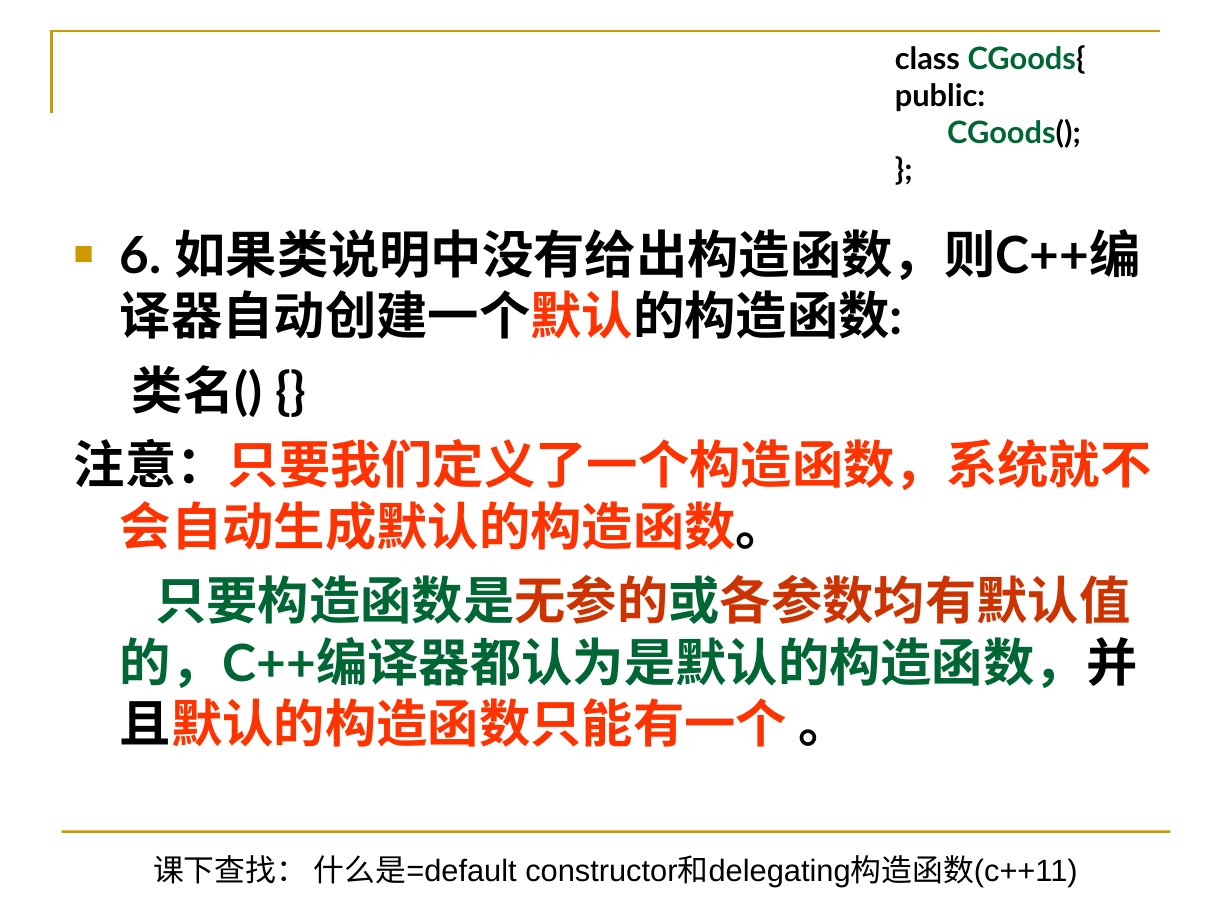
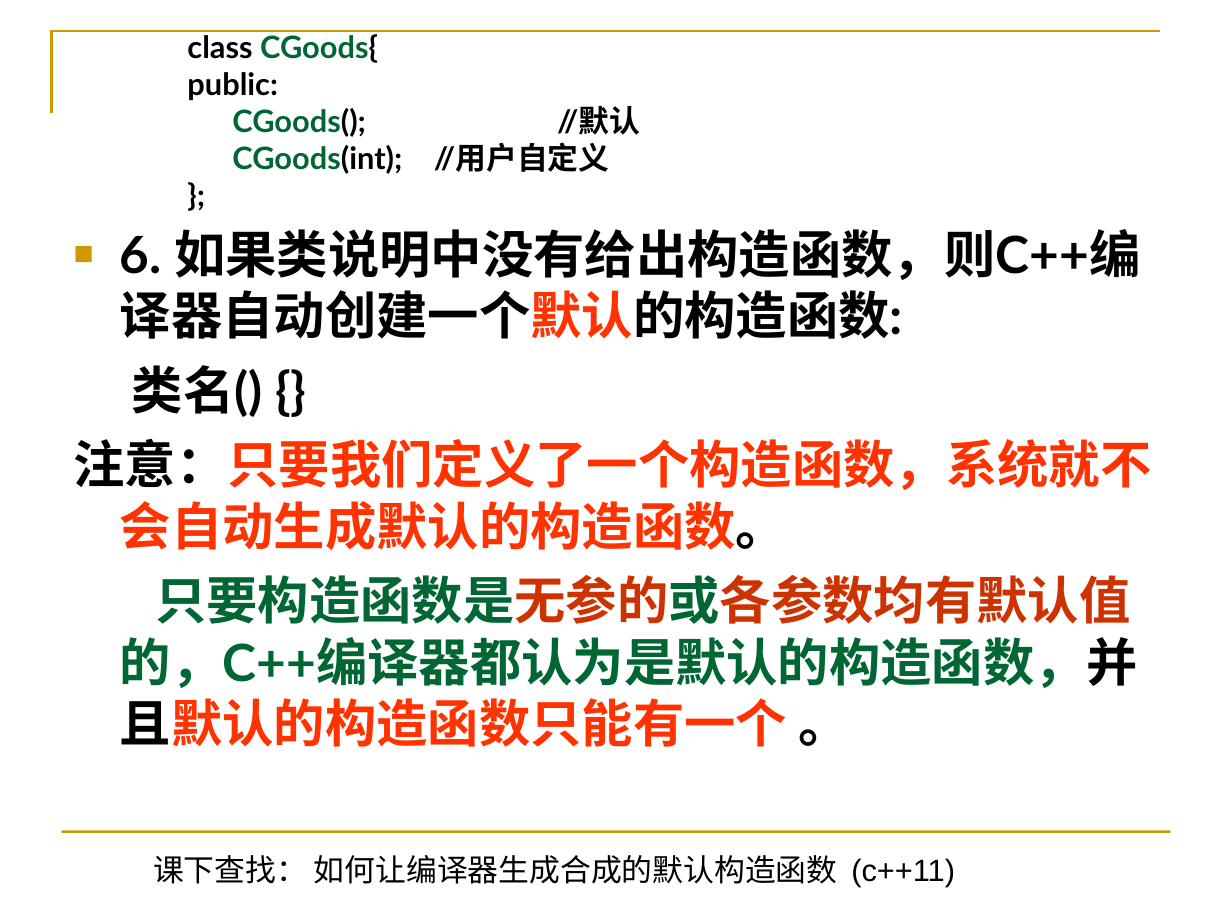
Before and after one commit to Changhe160/Changhe160.github.io, a slide deck: slide 21 of teachingRes/Cplusplus/unit04类与对象.ppt (slide 19 before the commit). Drawn at 1232x924 pixels with LibreOffice and Linux fonts; fonts in the diff are those of the drawing. Boxes give left, top, right and bottom in pixels: in the first picture for what was removed or moved away, otherwise in the second. Text is boxed around its words. In the diff, an @@ line names an element or a change of style, - is before the commit and + after.

```diff
--- a/teachingRes/Cplusplus/unit04类与对象.ppt
+++ b/teachingRes/Cplusplus/unit04类与对象.ppt
@@ text added at (187,31,640,172), 18 pt, text #000000, bold @@
+class CGoods{
+public:
+CGoods(); //默认
+CGoods(int); //用户自定义
+};
@@ text removed at (895,45,1086,148) @@
-class CGoods{
-public:
-CGoods();
-};
@@ text at (153,855,955,887): text changed @@
-课下查找： 什么是=default constructor和delegating构造函数(c++11)
+课下查找： 如何让编译器生成合成的默认构造函数 (c++11)
```
Also in this commit, not shown: 16 other slides changed, 5 slides added, 2 slides removed, 2 other files.
